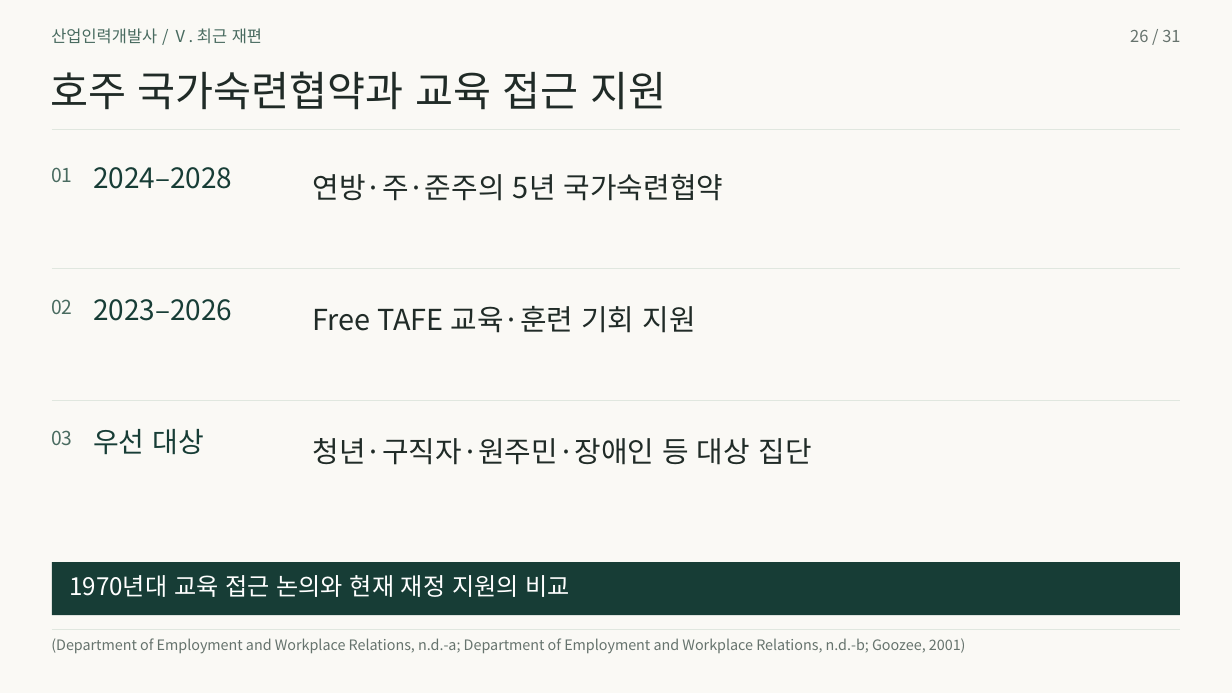
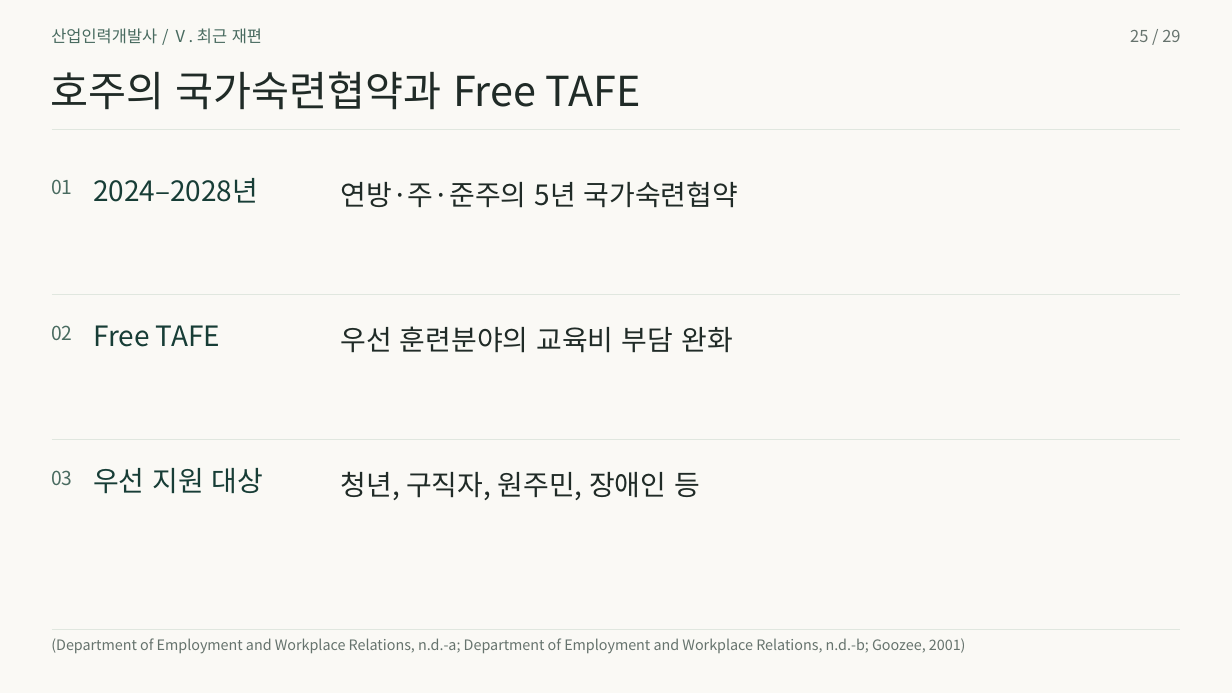
Before and after one commit to 01Chungee10/vet-history-rehearsal, a slide deck: slide 25 of au-cn-2026/presentation.pptx (slide 26 before the commit). Drawn at 1232x693 pixels with LibreOffice and Linux fonts; fonts in the diff are those of the drawing. Boxes give left, top, right and bottom in pixels: in the first picture for what was removed or moved away, otherwise in the second. Text is boxed around its words. In the diff, an @@ line names an element or a change of style, - is before the commit and + after.

```diff
--- a/au-cn-2026/presentation.pptx
+++ b/au-cn-2026/presentation.pptx
@@ text at [1130,30,1180,42]: text changed @@
-26 / 31
+25 / 29
@@ text at [50,71,641,110]: text changed @@
-호주 국가숙련협약과 교육 접근 지원
+호주의 국가숙련협약과 Free TAFE
@@ text "01": place and size @@
-text "01" at [51,167,72,182]
+text "01" at [51,179,72,194]
@@ text at [93,178,258,203]: text changed @@
-2024–2028
+2024–2028년
@@ text "연방·주·준주의 5년 국가숙련협약": place and size @@
-text "연방·주·준주의 5년 국가숙련협약" at [313,174,724,201]
+text "연방·주·준주의 5년 국가숙련협약" at [341,181,739,208]
@@ text "연방·주·준주의 5년 국가숙련협약" at [341,181,739,208]: size 22.5 to 21.8 pt @@
@@ freeform shape: place and size @@
-freeform shape at [52,269,1180,270]
+freeform shape at [52,295,1180,296]
@@ text removed at [93,299,232,321] @@
-2023–2026
@@ text "02": place and size @@
-text "02" at [51,299,72,314]
+text "02" at [51,325,72,340]
@@ text added at [93,325,220,347], 21.8 pt, text #173D36 @@
+Free TAFE
@@ text removed at [313,306,696,333] @@
-Free TAFE 교육·훈련 기회 지원
@@ text added at [341,326,733,353], 21.8 pt, text #202B27 @@
+우선 훈련분야의 교육비 부담 완화
@@ freeform shape: place and size @@
-freeform shape at [52,400,1180,401]
+freeform shape at [52,440,1180,441]
@@ text "03": place and size @@
-text "03" at [51,430,72,445]
+text "03" at [51,470,72,485]
@@ text at [93,468,263,494]: text changed @@
-우선 대상
+우선 지원 대상
@@ text at [341,471,700,500]: text changed; size 22.5 to 21.8 pt @@
-청년·구직자·원주민·장애인 등 대상 집단
+청년, 구직자, 원주민, 장애인 등
@@ rectangle removed at [52,562,1180,615] @@
@@ text removed at [69,575,570,597] @@
-1970년대 교육 접근 논의와 현재 재정 지원의 비교
```
Also in this commit, not shown: 25 other slides changed, 3 slides added, 5 slides removed, 35 other files.
